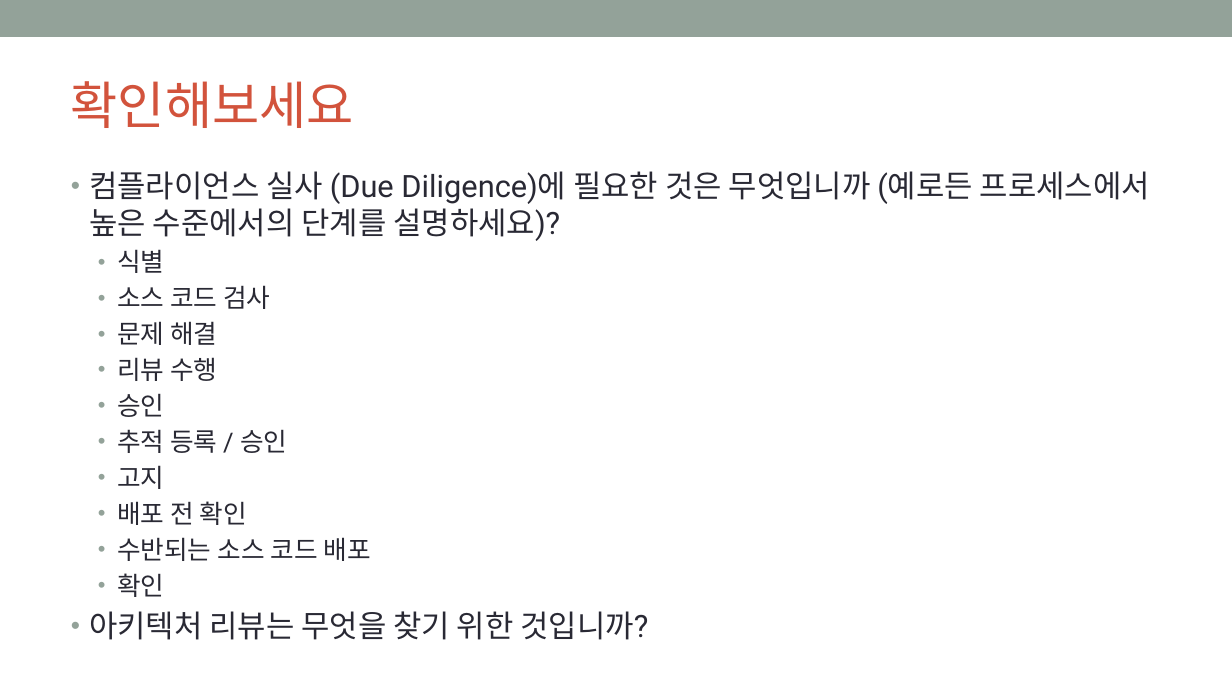
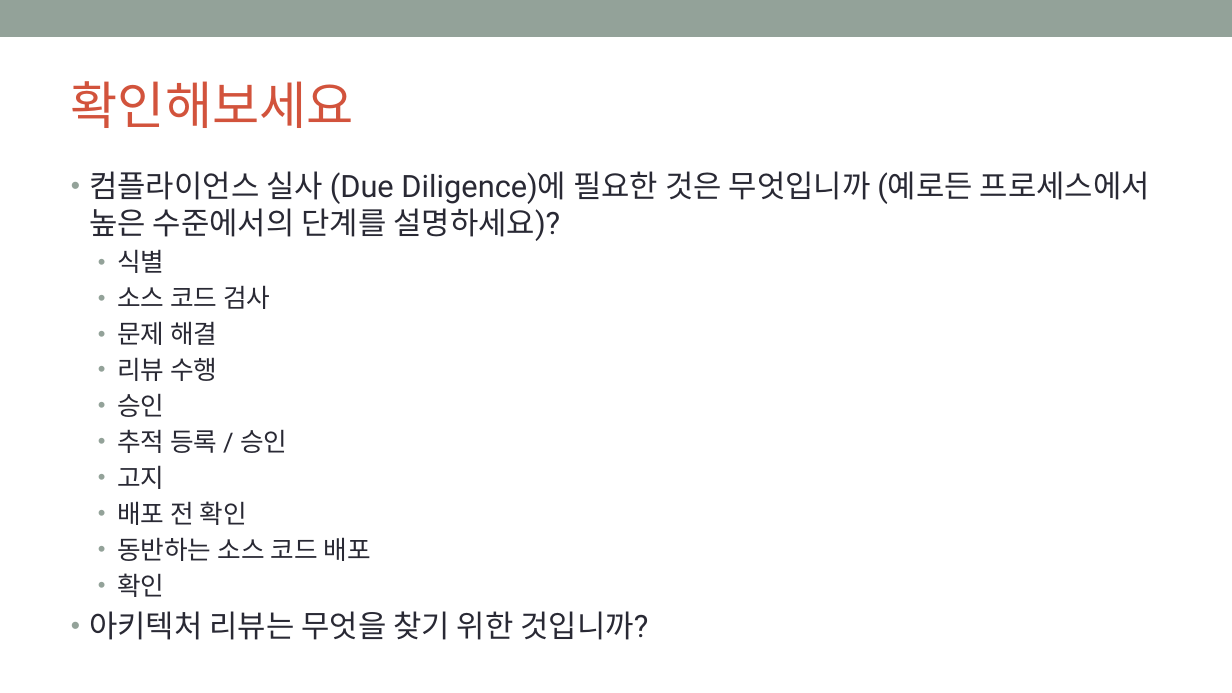
Before and after one commit to OpenChain-KWG/Curriculum-Translation-KR, a slide deck: slide 67 of target/slides/openchain-curriculum-for-1-1.pptx. Drawn at 1232x693 pixels with LibreOffice and Linux fonts; fonts in the diff are those of the drawing; background and template pictures are left out. Boxes give left, top, right and bottom in pixels: in the first picture for what was removed or moved away, otherwise in the second. Text is boxed around its words. In the diff, an @@ line names an element or a change of style, - is before the commit and + after.

```diff
--- a/target/slides/openchain-curriculum-for-1-1.pptx
+++ b/target/slides/openchain-curriculum-for-1-1.pptx
@@ text at (x1=117, y1=537, x2=370, y2=561): text changed @@
-  • 수반되는 소스 코드 배포
+  • 동반하는 소스 코드 배포
```
Also in this commit, not shown: 5 other slides changed, 13 slides added, 13 slides removed, 7 other files.
